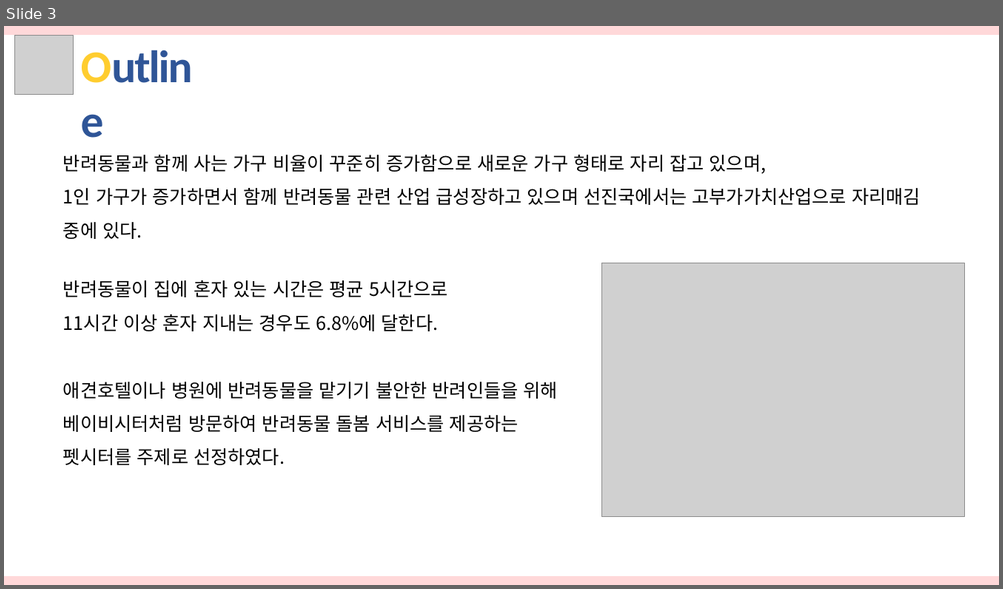
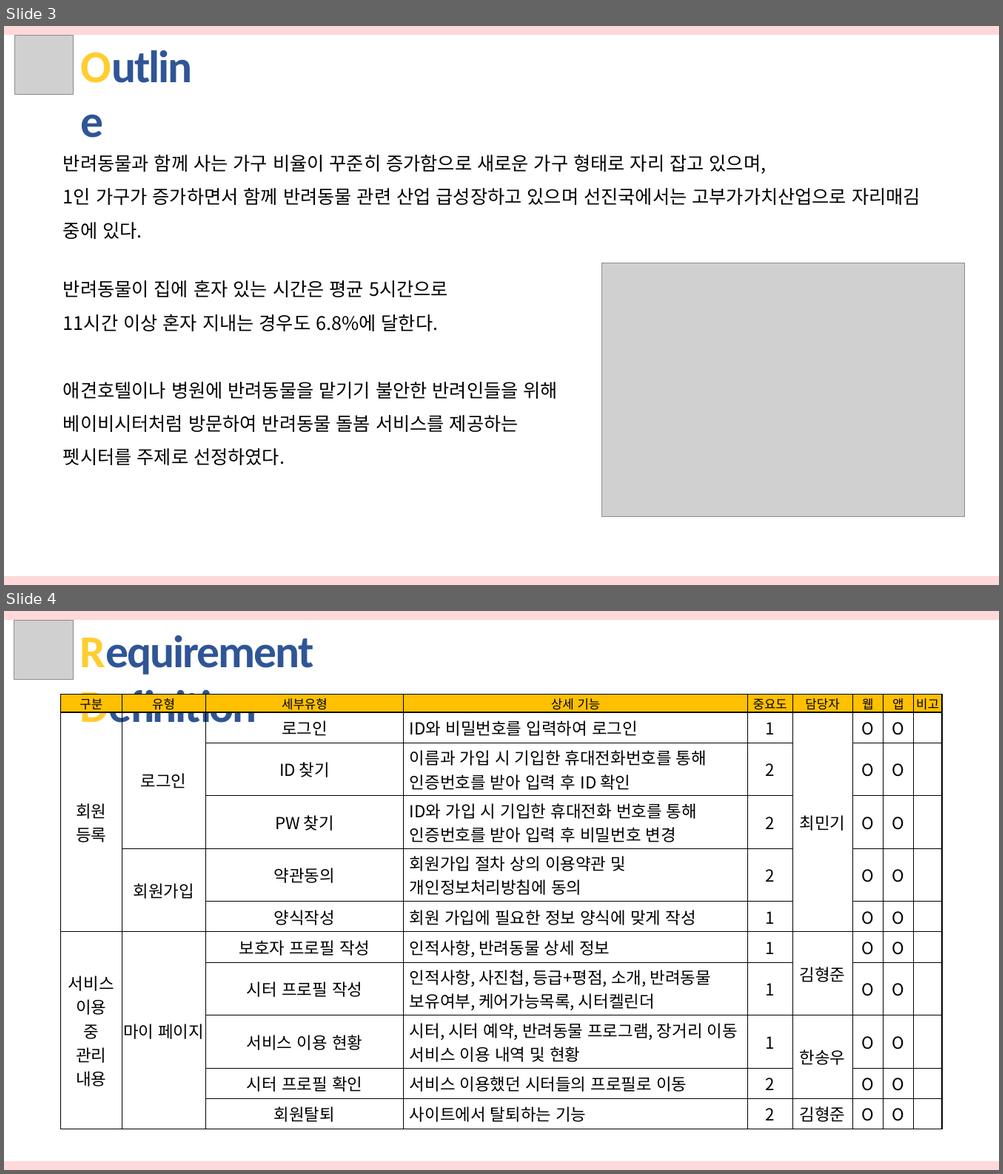
Before and after one commit to hhsw07/ezen-academy-projects, a slide deck: hsw/반려동물관리서비스_송우.pptx. Shown one above the other, each under a label of ours: slide 3 before the commit, slides 3 and 4 after it. The pictures are 1003x589 and 1003x1174 pixels, drawn with LibreOffice and Linux fonts; fonts in the diff are those of the drawing; grey boxes stand for pictures. Boxes give left, top, right and bottom in pixels: in the first picture for what was removed or moved away, otherwise in the second. Text is boxed around its words. In the diff, an @@ line names an element or a change of style, - is before the commit and + after.

```diff
--- a/hsw/반려동물관리서비스_송우.pptx
+++ b/hsw/반려동물관리서비스_송우.pptx
@@ slide 4 added at [4,611,999,1170], background #FFFFFF @@
@@ rectangle added at [4,611,999,620], fill #FFD8D9 @@
@@ picture added at [14,621,74,680] @@
@@ text added at [80,635,313,733], 44 pt, text #2F5597, bold @@
+Requirement Definition
@@ table added at [61,695,942,1130], 11 rows, 9 columns @@
+구분 | 유형 | 세부유형 | 상세 기능 | 중요도 | 담당자 | 웹 | 앱 | 비고
+회원 등록 | 로그인 | 로그인 | ID와 비밀번호를 입력하여 로그인 | 1 | 최민기 | O | O | 
+ |  | ID 찾기 | 이름과 가입 시 기입한 휴대전화번호를 통해 인증번호를 받아 입력 후 ID 확인 | 2 |  | O | O | 
+ |  | PW 찾기 | ID와 가입 시 기입한 휴대전화 번호를 통해 인증번호를 받아 입력 후 비밀번호 변경 | 2 |  | O | O | 
+ | 회원가입 | 약관동의 | 회원가입 절차 상의 이용약관 및 개인정보처리방침에 동의 | 2 |  | O | O | 
+ |  | 양식작성 | 회원 가입에 필요한 정보 양식에 맞게 작성 | 1 |  | O | O | 
+서비스 이용 / 중 관리 내용 | 마이 페이지 | 보호자 프로필 작성 | 인적사항, 반려동물 상세 정보 | 1 | 김형준 | O | O | 
+ |  | 시터 프로필 작성 | 인적사항, 사진첩, 등급+평점, 소개, 반려동물 보유여부, 케어가능목록, 시터켈린더 | 1 |  | O | O | 
+ |  | 서비스 이용 현황 | 시터, 시터 예약, 반려동물 프로그램, 장거리 이동 서비스 이용 내역 및 현황 | 1 | 한송우 | O | O | 
+ |  | 시터 프로필 확인 | 서비스 이용했던 시터들의 프로필로 이동 | 2 |  | O | O | 
+ |  | 회원탈퇴 | 사이트에서 탈퇴하는 기능 | 2 | 김형준 | O | O | 
@@ rectangle added at [4,1162,999,1170], fill #FFD8D9 @@
```
Also in this commit, not shown: 10 slides changed, 30 other slides added, 2 slides removed, 1 other file.
